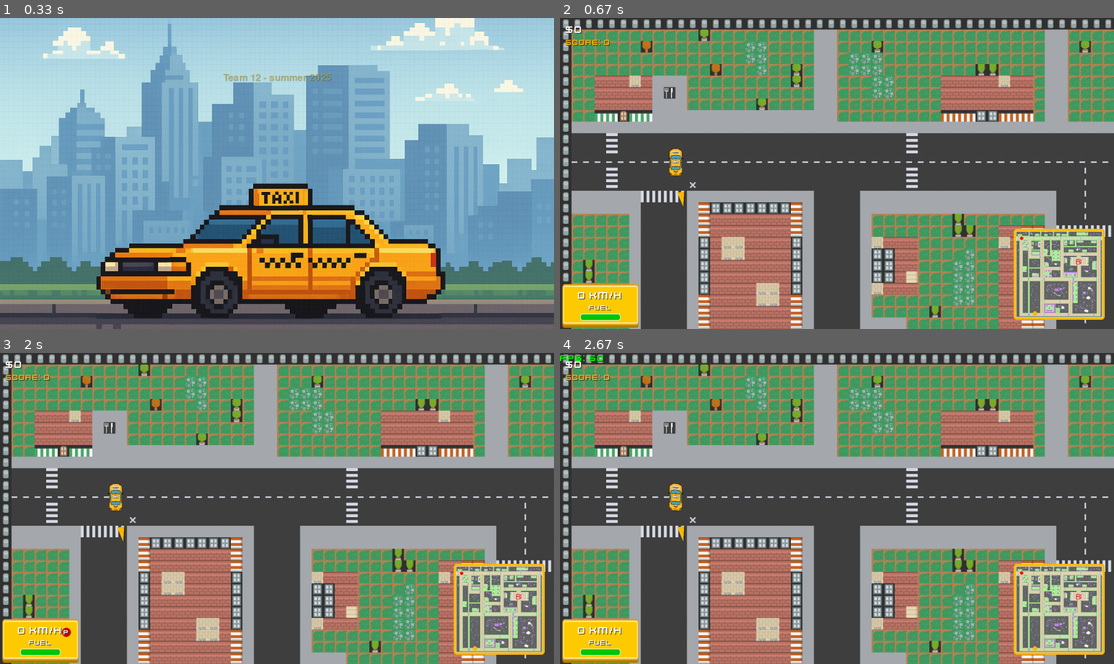
Above: before the commit, frames 1-4 (two rows, left to right).
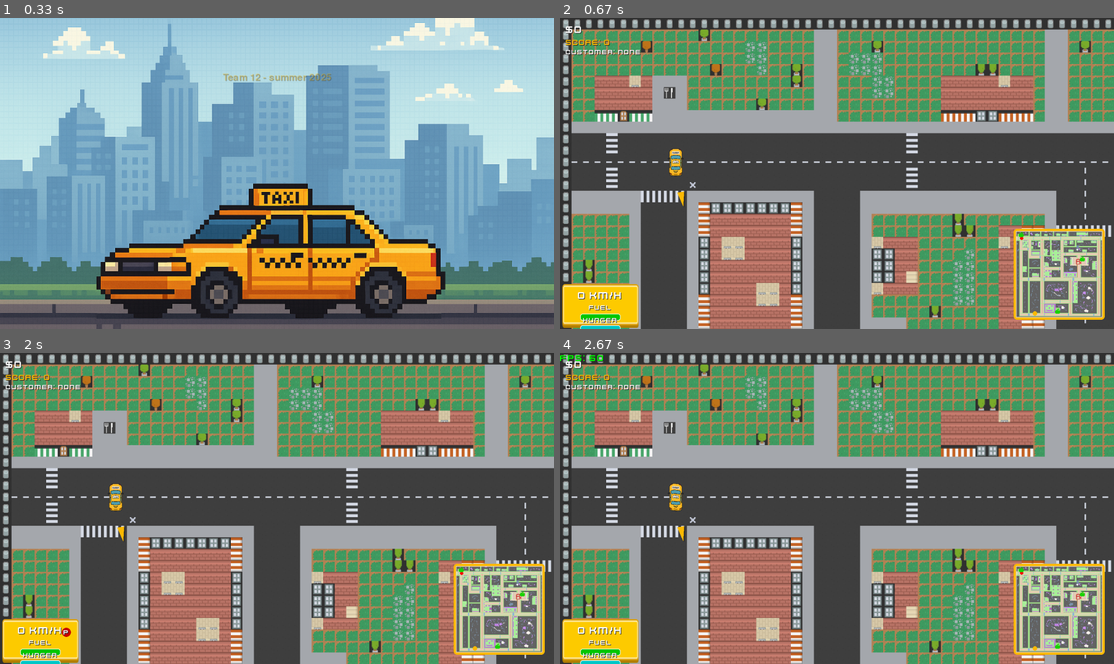
Above: after the commit, the same moments.

Repository: jirihos/UUN-Pygame-workshop
Game: pygame game, started from src/main.py
Same seed, same stepped clock (60 frames per second), same inputs: the game is played once before the commit and once after it.
Inputs (mouse positions are in pixels of both pictures, inside the frame that each line leads up to):
- Up to frame 1 (0.33 s): no input
- Up to frame 2 (0.67 s): click (837, 173) at 0.38 s
- Up to frame 3 (2 s): hold L 0.67-1.13 s; hold D 0.67-1.13 s; move the mouse to (254, 524) at 0.7 s; hold L 1.17-1.63 s; hold D 1.17-1.63 s; tap Space at 1.67 s
- Up to frame 4 (2.67 s): hold L 2-2.47 s; hold D 2-2.47 s; tap Space at 2.5 s

Frame 1 is identical in both runs. In frame 2, 0.4% of the frame differs, in the area x 1-95%, y 10-100%; in frame 3, 0.4%; in frame 4, 0.4%.

Commit message:
Food implemeted

Diff:
--- a/src/scenes/game.py
+++ b/src/scenes/game.py
@@ -21,6 +21,9 @@
         self.pending_job = None
         self.customers_served = 0  # Track number of delivered customers (score)
         self.tank_session = None  # Track refueling session
+        self.hunger = 100
+        self.max_hunger = 100
+        self.is_eating = False
 
         base_path = os.path.dirname(os.path.dirname(__file__))
 
@@ -98,6 +101,10 @@
         self.pump_icon_img = pygame.image.load(os.path.join(base_path, "tiles/game/gas-pump-alt.png")).convert_alpha()
         self.pump_icon_img = pygame.transform.scale(self.pump_icon_img, (18, 18))  # Adjust size as needed
 
+        # Load PNG icon for food (for minimap)
+        self.food_icon_img = pygame.image.load(os.path.join(base_path, "tiles/game/apple-whole.png")).convert_alpha()
+        self.food_icon_img = pygame.transform.scale(self.food_icon_img, (18, 18))  # Adjust size as needed
+
         self.show_fps = False  # FPS display toggle
 
     def new_job(self):
@@ -140,6 +147,12 @@
         car_tile_x = int(self.car.pos.x) // self.tile_size
         car_tile_y = int(self.car.pos.y) // self.tile_size
         return (car_tile_x, car_tile_y) in self.pump_tile_locations
+
+    def is_on_food_tile(self):
+        # Returns True if the car is currently on a food tile
+        car_tile_x = int(self.car.pos.x) // self.tile_size
+        car_tile_y = int(self.car.pos.y) // self.tile_size
+        return (car_tile_x, car_tile_y) in self.food_tile_locations
 
     def get_nearest_pump_tile(self):
         # Finds the nearest pump tile to the car
@@ -290,6 +303,61 @@
             })
             self.tank_session = None
 
+        # === Hunger logic ===
+        if abs(self.car.speed) > 0.1 and self.hunger > 0:
+            self.hunger -= 0.012 / 4  # 4x slower than fuel
+            self.hunger = max(self.hunger, 0)
+
+        # === Eating logic (now uses F, only if enough money and no customer in car) ===
+        self.is_eating = False
+        FOOD_PRICE = 20
+        can_eat = (
+            self.is_on_food_tile()
+            and self.car.is_handbraking()
+            and self.money >= FOOD_PRICE
+            and not (self.current_job and self.job_state == "dropoff")  # No customer in car
+        )
+        if can_eat and keys[pygame.K_f]:
+            if self.hunger < self.max_hunger:
+                self.is_eating = True
+                self.hunger = self.max_hunger
+                self.money -= FOOD_PRICE
+                self.cash_animations.append({
+                    "text": f"-${FOOD_PRICE}",
+                    "color": (255, 40, 40),
+                    "pos": pygame.Vector2(self.car.pos.x, self.car.pos.y - 110),
+                    "alpha": 200,
+                    "lifetime": 0.7
+                })
+
+        # === Out of hunger (starvation) ===
+        if self.hunger <= 0:
+            self.car.speed = 0  # Stop the car
+            # Show "STARVED TO DEATH" message in the center of the screen
+            message = "STARVED TO DEATH"
+            font = pygame.font.Font(self.font_path, 64)
+            text_color = (255, 255, 255)
+            shadow_color = (40, 40, 40)
+            text_surface = font.render(message, True, text_color)
+            shadow_surface = font.render(message, True, shadow_color)
+            screen_rect = self.main.screen.get_rect()
+            text_rect = text_surface.get_rect(center=screen_rect.center)
+            shadow_rect = text_rect.copy()
+            shadow_rect.x += 4
+            shadow_rect.y += 4
+
+            bg_width = text_rect.width + 80
+            bg_height = text_rect.height + 60
+            bg_img = pygame.transform.scale(self.dashboard_bg_img, (bg_width, bg_height))
+            bg_rect = bg_img.get_rect(center=screen_rect.center)
+            self.main.screen.blit(bg_img, bg_rect)
+
+            self.main.screen.blit(shadow_surface, shadow_rect)
+            self.main.screen.blit(text_surface, text_rect)
+
+            pygame.display.flip()
+            return  # Skip rest of loop if dead
+
         # Draw game map
         screen.fill((50, 50, 50))
         for y, row in enumerate(self.tile_map):
@@ -392,6 +460,40 @@
             screen_rect = self.main.screen.get_rect()
             text_rect = text_surface.get_rect()
             group_center = (screen_rect.centerx, screen_rect.height - 60)
+            text_rect.center = group_center
+            shadow_rect = text_rect.copy()
+            shadow_rect.x += 4
+            shadow_rect.y += 4
+
+            bg_width = text_rect.width + 60
+            bg_height = text_rect.height + 30
+            bg_img = pygame.transform.scale(self.dashboard_bg_img, (bg_width, bg_height))
+            bg_rect = bg_img.get_rect()
+            bg_rect.center = group_center
+            self.main.screen.blit(bg_img, bg_rect)
+
+            self.main.screen.blit(shadow_surface, shadow_rect)
+            self.main.screen.blit(text_surface, text_rect)
+
+        # FOOD MESSAGE
+        if (
+            self.is_on_food_tile()
+            and self.car.is_handbraking()
+            and not (self.current_job and self.job_state == "dropoff")
+            and self.hunger < self.max_hunger
+        ):
+            if self.money >= FOOD_PRICE:
+                message = "Hold F to eat"
+            else:
+                message = "Not enough money for food"
+            font = pygame.font.Font(self.font_path, 40)
+            text_color = (255, 255, 255)
+            shadow_color = (40, 40, 40)
+            text_surface = font.render(message, True, text_color)
+            shadow_surface = font.render(message, True, shadow_color)
+            screen_rect = self.main.screen.get_rect()
+            text_rect = text_surface.get_rect()
+            group_center = (screen_rect.centerx, screen_rect.height - 20)
             text_rect.center = group_center
             shadow_rect = text_rect.copy()
             shadow_rect.x += 4
@@ -512,10 +614,37 @@
         # Bar border
         pygame.draw.rect(self.main.screen, (255, 255, 255), (bar_x, bar_y, bar_width, bar_height), 2, border_radius=8)
 
-        if self.brake_pressed:
-            # Show brake indicator if brake is pressed
-            pygame.draw.rect(self.main.screen, (200, 0, 0), (dash_rect.x + 10, dash_rect.bottom - 25, 80, 20))
-            self._draw_text("BRAKE", dash_rect.x + 15, dash_rect.bottom - 24, (0, 0, 0), size=20)
+        # === Hunger progress bar ===
+        bar_width = 140
+        bar_height = 24
+        bar_x = center_x - bar_width // 2
+        bar_y = bar_y + bar_height + 16  # Place below fuel bar
+
+        hunger_level = max(0, min(self.hunger, 100))
+        fill_width = int(bar_width * (hunger_level / 100))
+
+        # Bar background
+        pygame.draw.rect(self.main.screen, (60, 60, 60), (bar_x, bar_y, bar_width, bar_height), border_radius=8)
+        # Bar fill (color changes with level)
+        if hunger_level > 60:
+            fill_color = (0, 200, 200)
+        elif hunger_level > 30:
+            fill_color = (255, 200, 0)
+        else:
+            fill_color = (255, 0, 0)
+        pygame.draw.rect(self.main.screen, fill_color, (bar_x, bar_y, fill_width, bar_height), border_radius=8)
+        # Bar border
+        pygame.draw.rect(self.main.screen, (255, 255, 255), (bar_x, bar_y, bar_width, bar_height), 2, border_radius=8)
+
+        # Hunger label
+        hunger_label = "Hunger"
+        font_hunger = pygame.font.Font(self.font_path, 24)
+        hunger_surface = font_hunger.render(hunger_label, True, (255, 255, 255))
+        hunger_shadow = font_hunger.render(hunger_label, True, (40, 40, 40))
+        hunger_x = center_x - hunger_surface.get_width() // 2
+        hunger_y = bar_y - hunger_surface.get_height() - 4
+        self.main.screen.blit(hunger_shadow, (hunger_x + 2, hunger_y + 2))
+        self.main.screen.blit(hunger_surface, (hunger_x, hunger_y))
 
         # Draw only the red "P" in a circle in the dashboard if handbrake is active
         if self.car.is_handbraking():
@@ -553,6 +682,19 @@
         self.main.screen.blit(score_shadow, (score_x + 2, score_y + 2))
         self.main.screen.blit(score_surface, (score_x, score_y))
 
+        # === Display Customer Status ===
+        if self.current_job and self.job_state == "dropoff":
+            customer_status = "Customer: IN CAR"
+        else:
+            customer_status = "Customer: NONE"
+        font_cust = pygame.font.Font(self.font_path, 24)
+        cust_surface = font_cust.render(customer_status, True, (255, 255, 255))
+        cust_shadow = font_cust.render(customer_status, True, (40, 40, 40))
+        cust_x = 20
+        cust_y = score_y + score_surface.get_height() + 4
+        self.main.screen.blit(cust_shadow, (cust_x + 2, cust_y + 2))
+        self.main.screen.blit(cust_surface, (cust_x, cust_y))
+
         # === Floating Money Animation ===
         for anim in self.cash_animations[:]:
             font_float = pygame.font.Font(self.font_path, 28)
@@ -573,7 +715,7 @@
                 self.cash_animations.remove(anim)
 
     def draw_minimap(self):
-        """Displays the minimap in the bottom right corner and highlights the car position, current target, and pump icons."""
+        """Displays the minimap in the bottom right corner and highlights the car position, current target, and pump/food icons."""
         scale = self.minimap_scale
         minimap = self.minimap_surface.copy()
         car_x = int(self.car.pos.x / self.tile_size * scale)
@@ -585,6 +727,12 @@
             icon_x = int(tx * scale - self.pump_icon_img.get_width() // 2)
             icon_y = int(ty * scale - self.pump_icon_img.get_height() // 2)
             minimap.blit(self.pump_icon_img, (icon_x, icon_y))
+
+        # Draw food icons on minimap
+        for tx, ty in self.food_tile_locations:
+            icon_x = int(tx * scale - self.food_icon_img.get_width() // 2)
+            icon_y = int(ty * scale - self.food_icon_img.get_height() // 2)
+            minimap.blit(self.food_icon_img, (icon_x, icon_y))
 
         # Show only the current target (pickup or dropoff)
         if self.current_job is not None and self.job_state:
Binary file added: src/Tiles/Game/apple-whole.png
